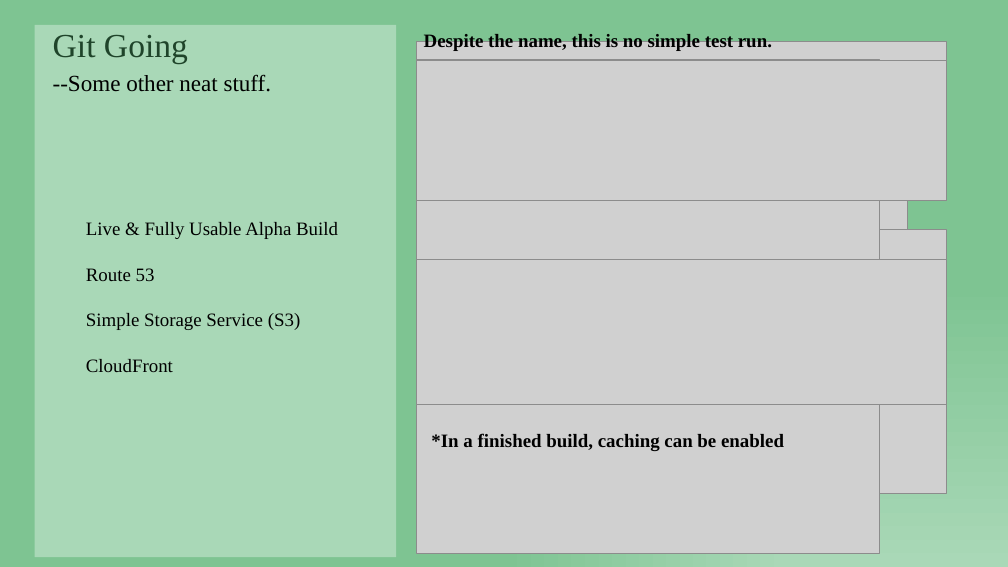
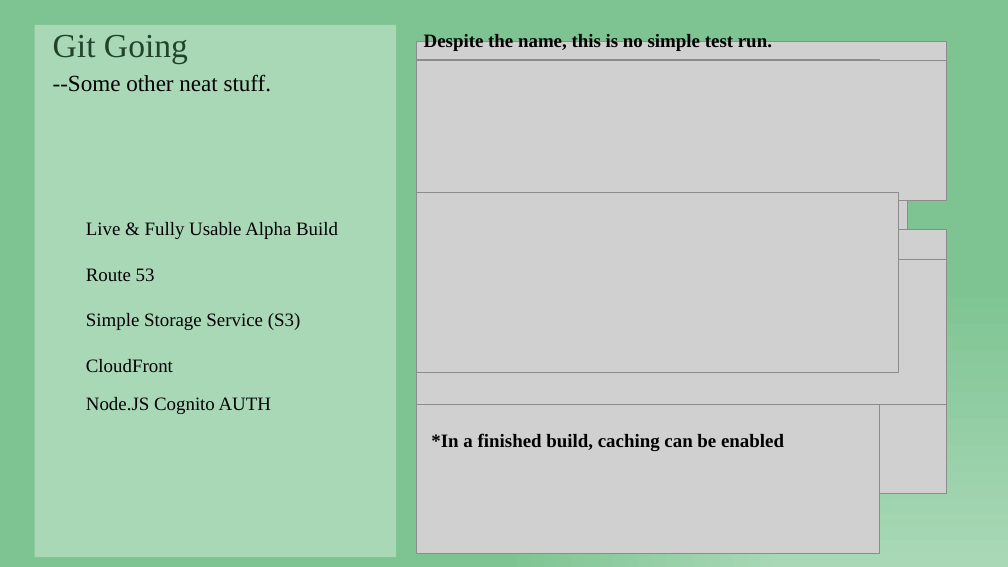
Before and after one commit to Yackul/work, a slide deck: slide 3 of docs/Winter/FINALDEMOPRES.pptx. Drawn at 1008x567 pixels with LibreOffice and Linux fonts; fonts in the diff are those of the drawing; grey boxes stand for pictures. Boxes give left, top, right and bottom in pixels: in the first picture for what was removed or moved away, otherwise in the second. Text is boxed around its words. In the diff, an @@ line names an element or a change of style, - is before the commit and + after.

```diff
--- a/docs/Winter/FINALDEMOPRES.pptx
+++ b/docs/Winter/FINALDEMOPRES.pptx
@@ picture added at [417,192,899,373] @@
@@ text added at [86,397,271,414], 18 pt, text #000000 @@
+Node.JS Cognito AUTH
```
Also in this commit, not shown: 1 other file.
